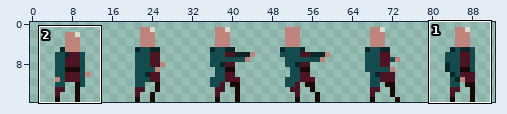
Sprite sheet -- core/assets/character/pro-simple-shoot.png. Above, an overview of the earlier version with the close-up marked.
Close-up. The starting point:
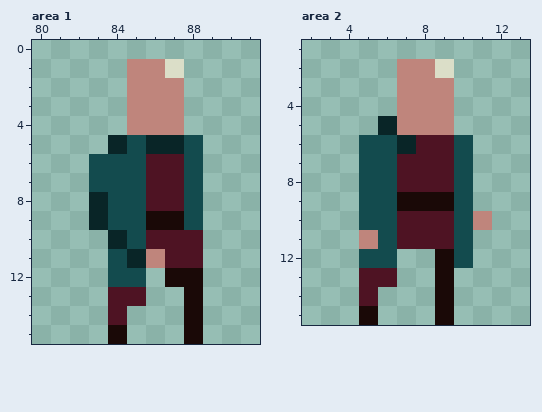
The file is 96x16 pixels. Shown: area 1: x 80..91, y 0..15; area 2: x 2..13, y 1..15. The wide view leaves out empty margins. The commit also changed other parts of the picture, which this record leaves out.
New version:
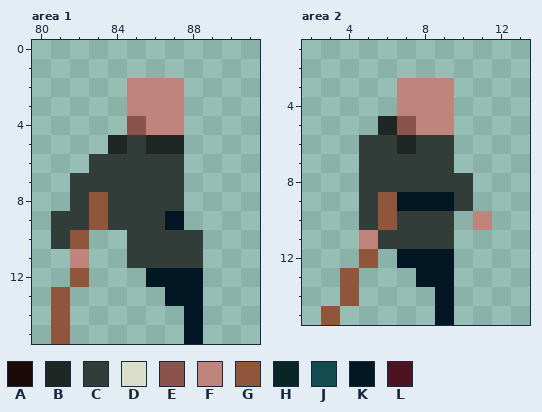
Palette (. is transparent): A #1a0907  B #1e2724  C #323c39  D #dbdec8  E #8a534b  F #bf857c  G #8f563b  H #092527  J #134b4e  K #031623  L #4e1323
What changed:
--- area 1
@@ x 80..91 @@
  0 ............
- 1 .....FFD....
+ 1 ............
  2 .....FFF....
  3 .....FFF....
- 4 .....FFF....
- 5 ....HJHHJ...
- 6 ...JJJLLJ...
- 7 ...JJJLLJ...
- 8 ...HJJLLJ...
- 9 ...HJJAAJ...
-10 ....HJLLL...
-11 ....JHFLL...
-12 ....JJ.AA...
-13 ....LL..A...
-14 ....L...A...
-15 ....A...A...
+ 4 .....EFF....
+ 5 ....BCBB....
+ 6 ...CCCCC....
+ 7 ..CCCCCC....
+ 8 ..CGCCCC....
+ 9 .CCGCCCK....
+10 .CG..CCCC...
+11 ..F..CCCC...
+12 ..G...KKK...
+13 .G.....KK...
+14 .G......K...
+15 .G......K...
--- area 2
@@ x 2..13 @@
  1 ............
- 2 .....FFD....
+ 2 ............
  3 .....FFF....
  4 .....FFF....
- 5 ....HFFF....
- 6 ...JJHLLJ...
- 7 ...JJLLLJ...
- 8 ...JJLLLJ...
- 9 ...JJAAAJ...
-10 ...JJLLLJF..
-11 ...FJLLLJ...
-12 ...JJ..AJ...
-13 ...LL..A....
-14 ...L...A....
-15 ...A...A....
+ 5 ....BEFF....
+ 6 ...CCBCC....
+ 7 ...CCCCC....
+ 8 ...CCCCCC...
+ 9 ...CGKKKC...
+10 ...CGCCC.F..
+11 ...FCCCC....
+12 ...G.KKK....
+13 ..G...KK....
+14 ..G....K....
+15 .G.....K....
